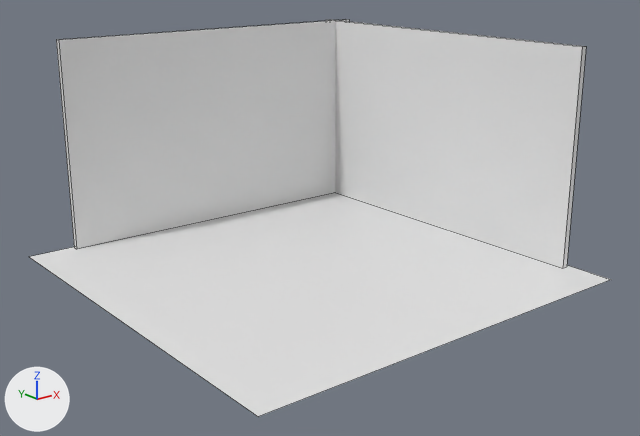
Two versions of the Blender file Blender/2.91/Module 1/Final Challenge/1-F Challenge Level 2.blend, one commit apart.
Rendered twice from a 50 mm lens placed at (-157.9, -202.4, 96.2), pointed at (0.7, -4.1, 16.9). Every picture has the same lights, and +X, +Y and +Z are marked at lower left. Mesh edges are drawn as thin lines.

The older version as bpy lines, for what is in view:
```python
me_cube = bpy.data.meshes.new('Cube')
me_cube.from_pydata(...)  # a box spanning x -1.0..1.0, y -1.0..1.0, z -1.0..1.0
me_cube.materials.append(mat_material)  # white #e7e7e7
me_cube_001 = bpy.data.meshes.new('Cube.001')
me_cube_001.from_pydata(...)  # a box spanning x -1.0..1.0, y -1.0..1.0, z -1.0..1.0
me_cube_001.materials.append(mat_material)  # white #e7e7e7
me_plane = bpy.data.meshes.new('Plane')
me_plane.from_pydata([(-1.0, -1.0, 0.0), (1.0, -1.0, 0.0), (-1.0, 1.0, 0.0), (1.0, 1.0, 0.0)], [], [(0, 1, 3, 2)])
ob_cube = bpy.data.objects.new('Cube', me_cube)
ob_cube.location = (9.3, 62.2, 33.5)
ob_cube.scale = (58.0, 1.0, 33.7)
ob_cube_001 = bpy.data.objects.new('Cube.001', me_cube_001)
ob_cube_001.location = (61.7, 9.2, 33.5)
ob_cube_001.rotation_euler = (0.0, 0.0, 1.571)  # degrees (0, 0, 90)
ob_cube_001.scale = (58.0, 1.0, 33.7)
ob_plane = bpy.data.objects.new('Plane', me_plane)
ob_plane.location = (0.0, 0.0, 0.0)
ob_plane.scale = (-63.8, -63.8, -63.8)
```
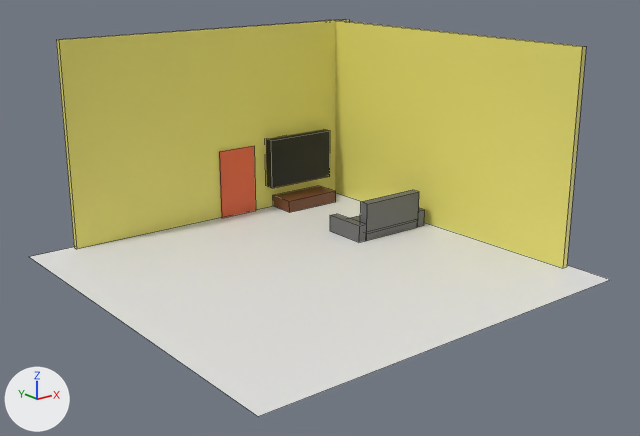
The newer file is also rescaled (x0.632), turned or shifted as a whole; pictures and numbers use the older file's frame.

Changed parts and their boxes [x1, y1, x2, y2] in the pictures (640 x 436 px):
'Cube', recoloured (grey to yellow)
    both: [56, 20, 349, 249]
'Cube.001', recoloured (grey to yellow)
    both: [326, 20, 586, 268]
'TV', added (black)
    after: [266, 129, 330, 188]
'Door', added
    after: [219, 146, 256, 218]
'Sofa', added
    after: [360, 190, 419, 234]
'Tv Table', added (brown)
    after: [273, 186, 336, 212]
'Sofa.003', added
    after: [330, 214, 366, 242]
'Sofa.001', added
    after: [350, 215, 418, 241]
'Sofa.002', added
    after: [417, 208, 424, 227]

The change, as a list of edits to the scene's bpy script:
```text
Add mat_wall:
    mat_wall = principled_material('Wall')
    mat_wall.base_color = (0.8, 0.731, 0.16)  # yellow #e7de6f
    mat_wall.roughness = 0.4
Add mat_sofa_mat:
    mat_sofa_mat = principled_material('Sofa Mat')
    mat_sofa_mat.base_color = (0.142, 0.142, 0.142)  # dark grey #696969
Add mat_wood:
    mat_wood = principled_material('Wood')
    mat_wood.base_color = (0.19, 0.0649, 0.0232)  # brown #79482a
Add mat_tv:
    mat_tv = principled_material('TV')
    mat_tv.base_color = (0.0, 0.0, 0.0)  # black #000000
Add mat_door:
    mat_door = principled_material('Door')
    mat_door.base_color = (0.8, 0.138, 0.0485)  # orange #e7683e
Change me_cube:
    where me_cube.from_pydata(...)  # 8 vertices, 6 faces; spans x -1.0..1.0, y -1.0..1.0, z -1.0..1.0
    remove me_cube.materials.append(mat_material)  # white #e7e7e7
    add me_cube.materials.append(mat_wall)  # yellow #e7de6f
Change me_cube_001:
    where me_cube_001.from_pydata(...)  # 8 vertices, 6 faces; spans x -1.0..1.0, y -1.0..1.0, z -1.0..1.0
    remove me_cube_001.materials.append(mat_material)  # white #e7e7e7
    add me_cube_001.materials.append(mat_wall)  # yellow #e7de6f
Add me_cube_007:
    me_cube_007.from_pydata(...)  # a box spanning x -1.0..1.0, y -1.0..1.0, z -1.0..1.0
    me_cube_007.materials.append(mat_sofa_mat)  # dark grey #696969
Add me_cube_002:
    me_cube_002.from_pydata(...)  # a box spanning x -1.0..1.0, y -1.0..1.0, z -1.0..1.0
    me_cube_002.materials.append(mat_wood)  # brown #79482a
Add me_cube_003:
    me_cube_003.from_pydata(...)  # a box spanning x -1.0..1.0, y -1.0..1.0, z -1.0..1.0
    me_cube_003.materials.append(mat_tv)  # black #000000
Add me_plane_001:
    me_plane_001.from_pydata([(-1.0, -1.0, 0.0), (1.0, -1.0, 0.0), (-1.0, 1.0, 0.0), (1.0, 1.0, 0.0)], [], [(0, 1, 3, 2)])
    me_plane_001.materials.append(mat_door)  # orange #e7683e
Add ob_sofa_003:
    ob_sofa_003 = bpy.data.objects.new('Sofa.003', me_cube_007)
    ob_sofa_003.location = (29.1, 16.3, 2.9)
    ob_sofa_003.rotation_euler = (1.571, -1.571, 0.0)  # degrees (90, -90, 0)
    ob_sofa_003.scale = (-2.87, -1.58, -7.7)
Add ob_sofa_002:
    ob_sofa_002 = bpy.data.objects.new('Sofa.002', me_cube_007.copy())
    ob_sofa_002.location = (56.4, 16.3, 2.9)
    ob_sofa_002.rotation_euler = (1.571, -1.571, 0.0)  # degrees (90, -90, 0)
    ob_sofa_002.scale = (-2.87, -1.58, -7.7)
Add ob_sofa_001:
    ob_sofa_001 = bpy.data.objects.new('Sofa.001', me_cube_007.copy())
    ob_sofa_001.location = (42.7, 16.3, 1.5)
    ob_sofa_001.rotation_euler = (-1.571, 0.0, -3.142)  # degrees (-90, 0, -180)
    ob_sofa_001.scale = (-12.1, -1.58, -7.7)
Add ob_sofa:
    ob_sofa = bpy.data.objects.new('Sofa', me_cube_007.copy())
    ob_sofa.location = (42.7, 10.0, 7.7)
    ob_sofa.scale = (12.1, 1.58, 5.16)
Add ob_tv_table:
    ob_tv_table = bpy.data.objects.new('Tv Table', me_cube_002)
    ob_tv_table.location = (41.1, 55.8, 2.1)
    ob_tv_table.rotation_euler = (3.142, 0.0, 0.0)  # degrees (180, 0, 0)
    ob_tv_table.scale = (-11.1, -5.25, -2.12)
Add ob_tv:
    ob_tv = bpy.data.objects.new('TV', me_cube_003)
    ob_tv.location = (41.3, 59.8, 17.3)
    ob_tv.scale = (13.9, 2.12, 9.0)
Add ob_door:
    ob_door = bpy.data.objects.new('Door', me_plane_001)
    ob_door.location = (14.2, 60.6, 12.3)
    ob_door.rotation_euler = (1.571, 0.0, 3.142)  # degrees (90, 0, 180)
    ob_door.scale = (-7.48, -12.4, -1.58)
```
